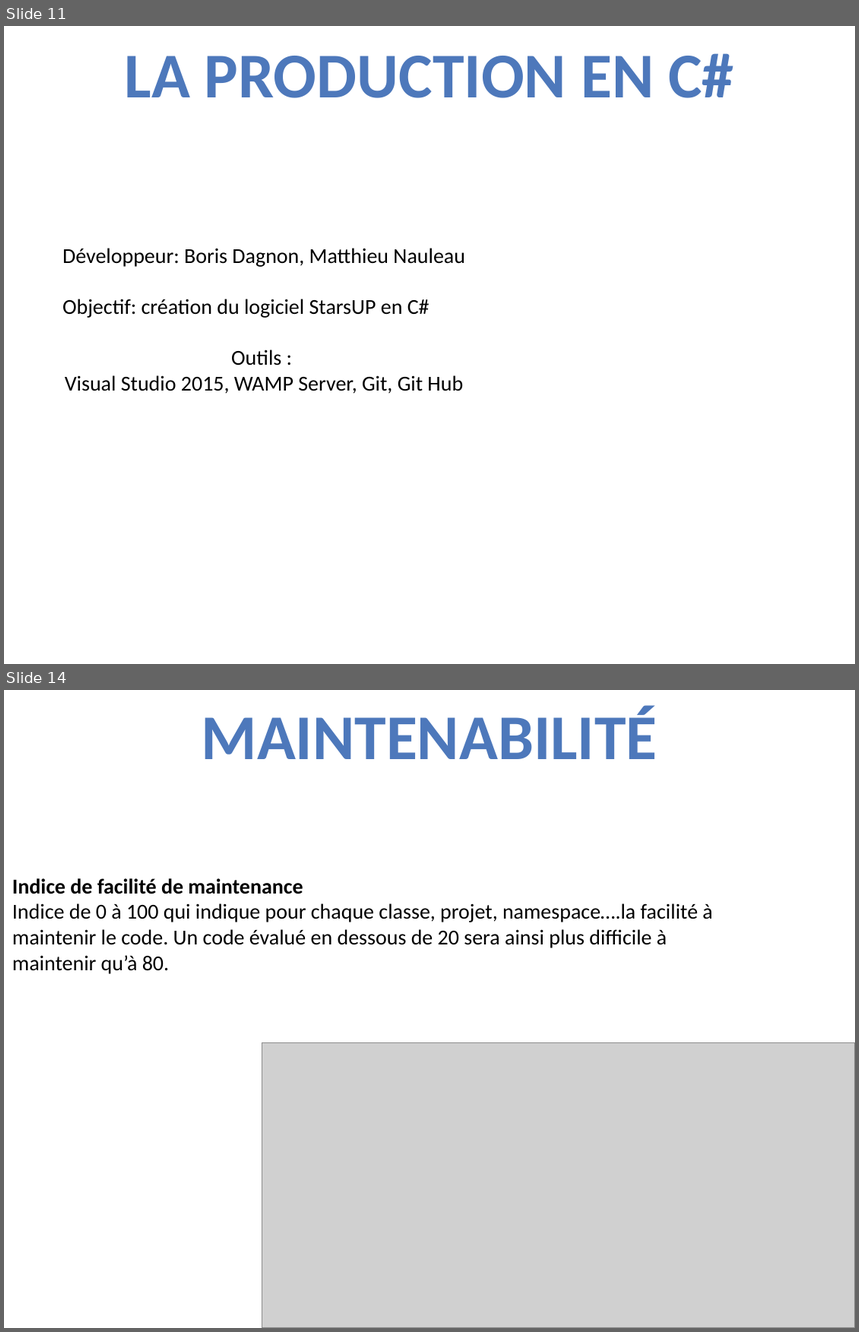
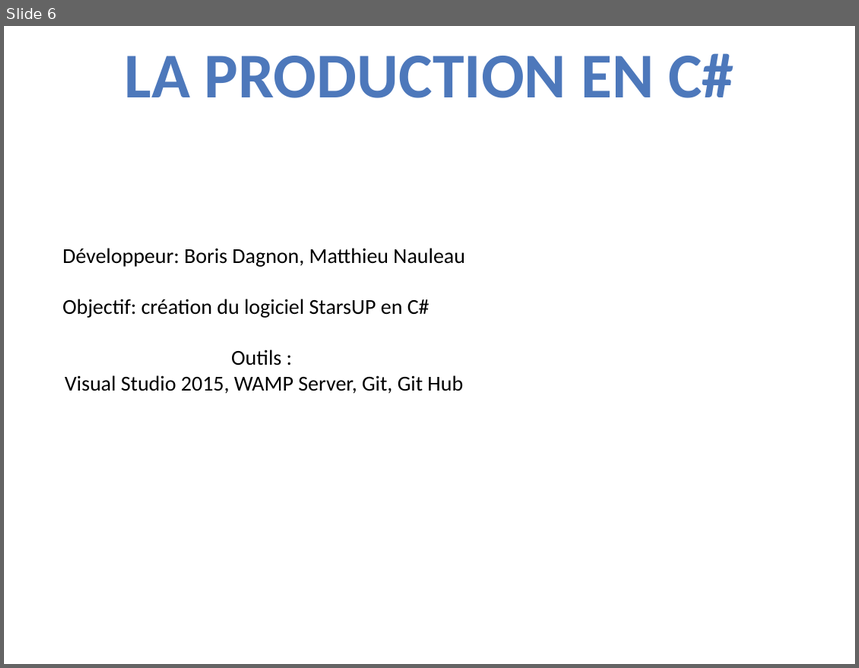
Before and after one commit to borisdagnon/C-StarsUP, a slide deck: PPE4.pptx. Shown one above the other, each under a label of ours: slides 11 and 14 before the commit, slide 6 after it; the slides between them are not shown. The pictures are 859x1332 and 859x668 pixels, drawn with LibreOffice and Linux fonts; fonts in the diff are those of the drawing; grey boxes stand for pictures. Boxes give left, top, right and bottom in pixels: in the first picture for what was removed or moved away, otherwise in the second. Text is boxed around its words. In the diff, an @@ line names an element or a change of style, - is before the commit and + after.

Commit message:
Correction de certains bugs et mise à jour du fichier Word et OpenOffice pour l'oral.

```diff
--- a/PPE4.pptx
+++ b/PPE4.pptx
@@ slide 14 removed at box(4, 690, 855, 1328), background #FFFFFF @@
@@ text removed at box(202, 707, 658, 759) @@
-MAINTENABILITÉ
@@ text removed at box(12, 878, 712, 974) @@
-Indice de facilité de maintenance
-Indice de 0 à 100 qui indique pour chaque classe, projet, namespace….la facilité à maintenir le code. Un code évalué en dessous de 20 sera ainsi plus difficile à maintenir qu’à 80.
@@ picture removed at box(262, 1043, 855, 1328) @@
@@ what was slide 11 is now slide 6 @@
```
Also in this commit, not shown: 3 slides changed, 3 slides added, 6 other slides removed, 44 other files.
